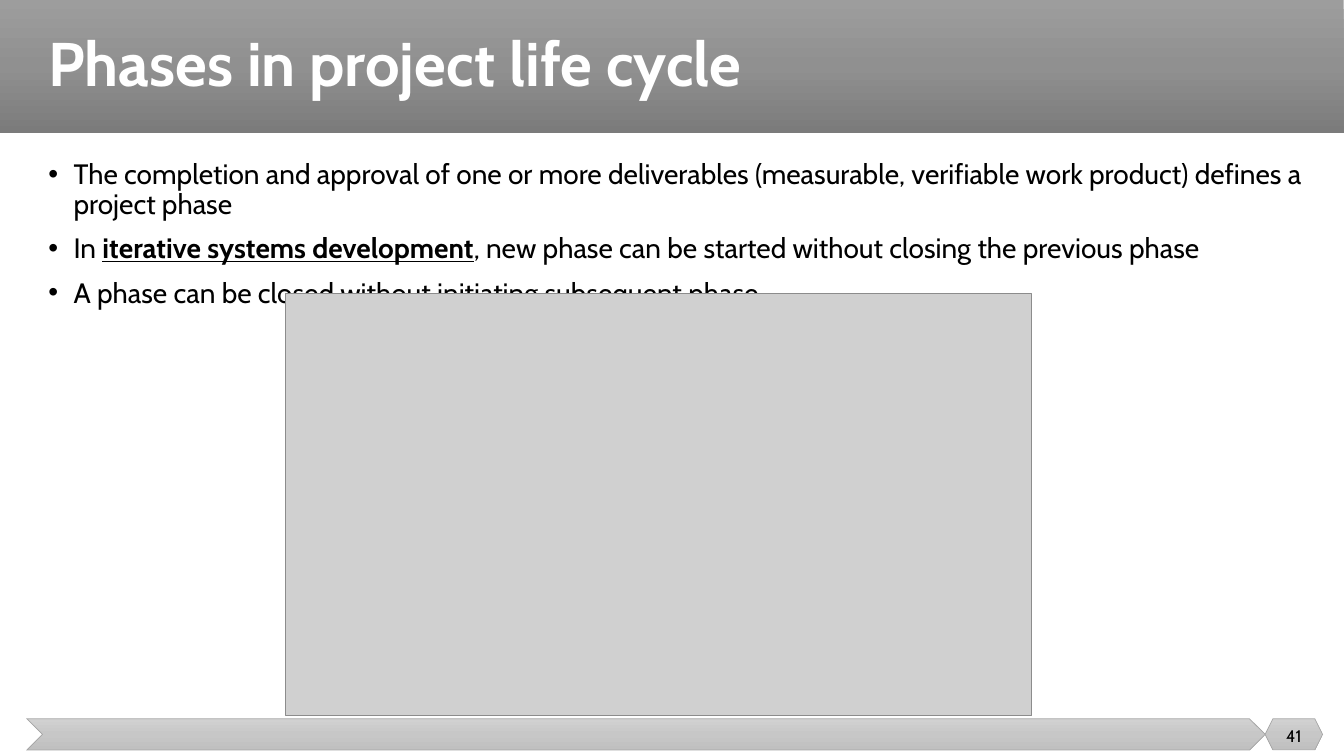
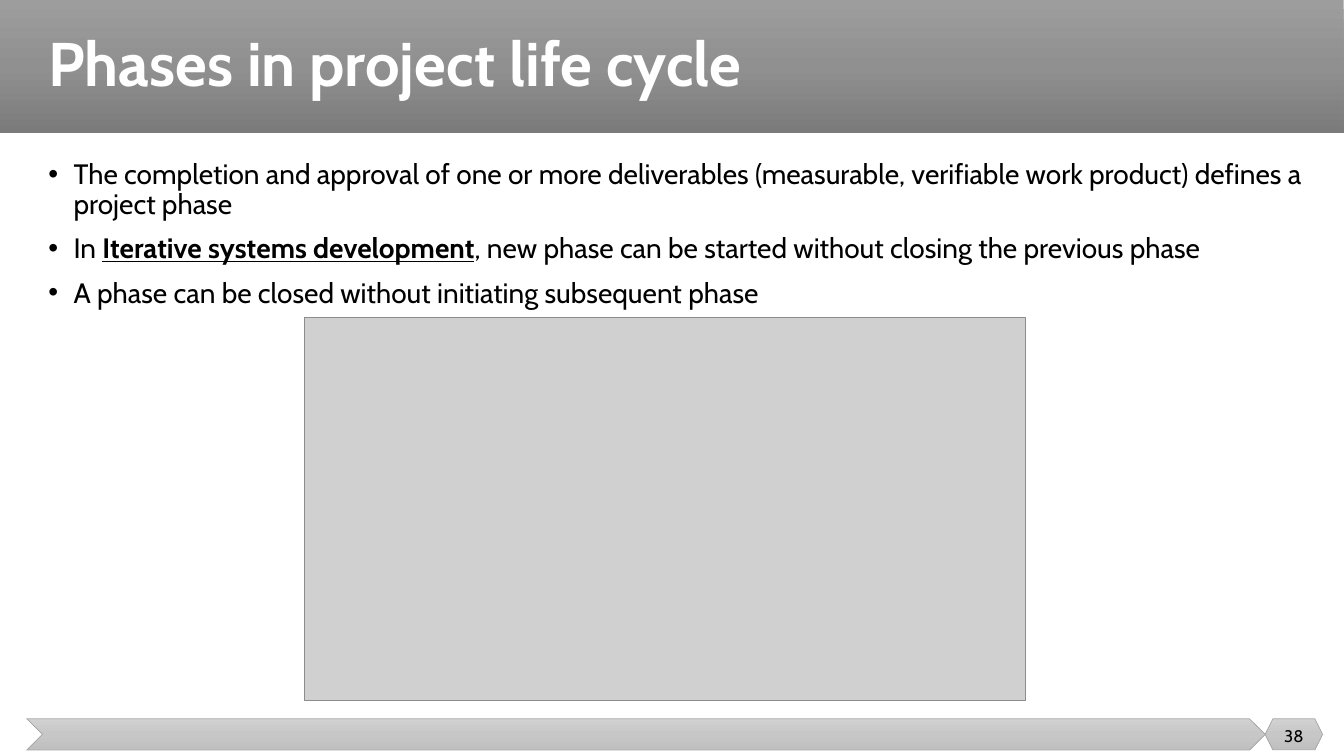
Before and after one commit to malenezi/malenezi, a slide deck: slide 38 of SE423/Lectures/2-SE Context/Project Management and SE Context.pptx (slide 41 before the commit). Drawn at 1344x756 pixels with LibreOffice and Linux fonts; fonts in the diff are those of the drawing; grey boxes stand for pictures. Boxes give left, top, right and bottom in pixels: in the first picture for what was removed or moved away, otherwise in the second. Text is boxed around its words. In the diff, an @@ line names an element or a change of style, - is before the commit and + after.

```diff
--- a/SE423/Lectures/2-SE Context/Project Management and SE Context.pptx
+++ b/SE423/Lectures/2-SE Context/Project Management and SE Context.pptx
@@ text at [74, 237, 1200, 265]: text changed @@
-• In iterative systems development, new phase can be started without closing the previous phase
+• In Iterative systems development, new phase can be started without closing the previous phase
@@ picture: place and size @@
-picture at [285, 294, 1031, 717]
+picture at [304, 318, 1026, 701]
@@ page number at [1284, 730, 1303, 742]: text changed @@
-41
+38
```
Also in this commit, not shown: 56 other slides changed, 1 slide added, 15 slides removed, 7 other files.
